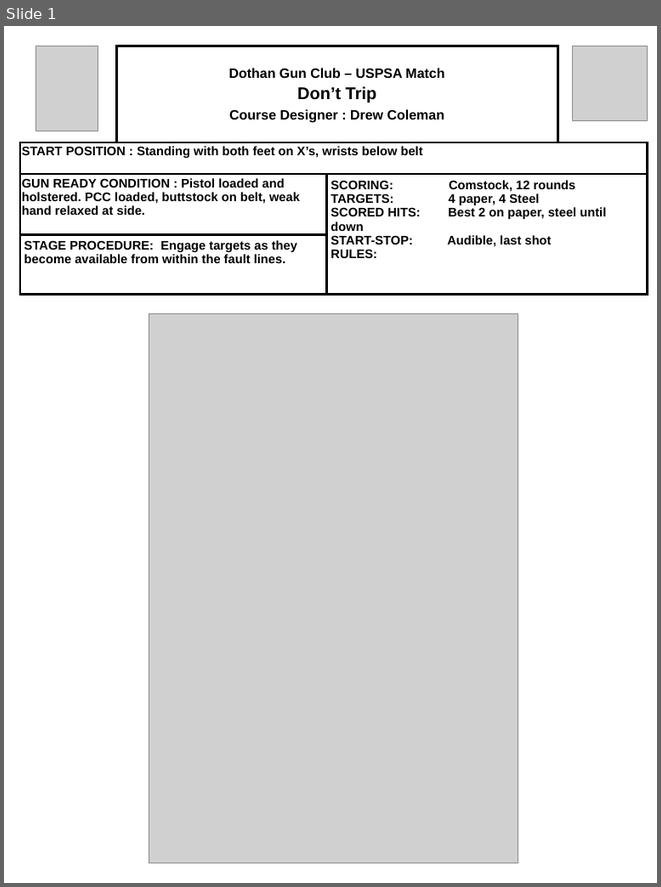
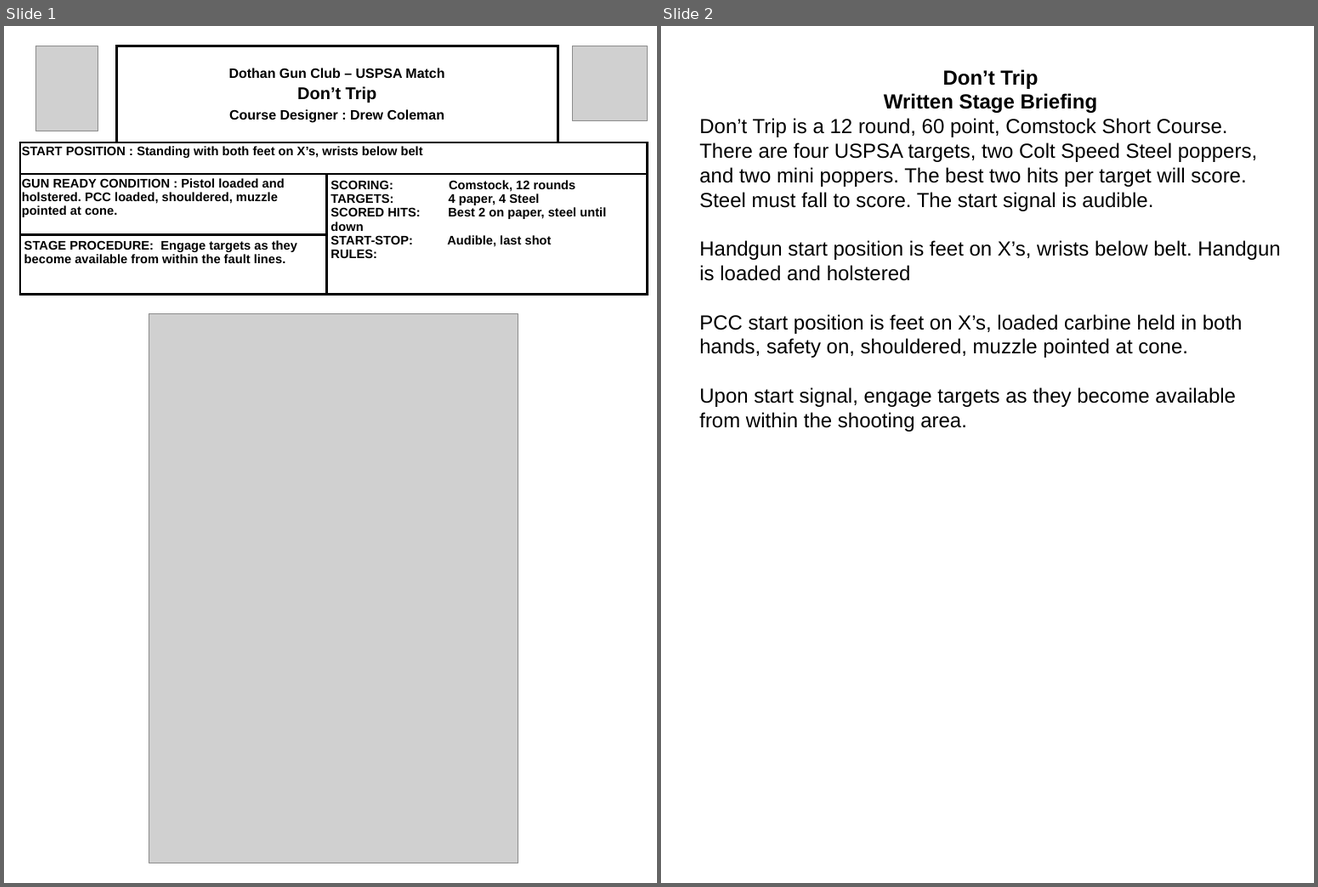
Before and after one commit to bagellord/USPSA-Stages, a slide deck: 11-15 rounds/Don't Trip - 12 rounds - Comstock/Don't Trip.pptx. Shown side by side, each under a label of ours: slide 1 before the commit, slides 1 and 2 after it. The pictures are 661x887 and 1318x887 pixels, drawn with LibreOffice and Linux fonts; fonts in the diff are those of the drawing; grey boxes stand for pictures. Boxes give left, top, right and bottom in pixels: in the first picture for what was removed or moved away, otherwise in the second. Text is boxed around its words. In the diff, an @@ line names an element or a change of style, - is before the commit and + after.

Commit message:
Designed some stages

```diff
--- a/11-15 rounds/Don't Trip - 12 rounds - Comstock/Don't Trip.pptx
+++ b/11-15 rounds/Don't Trip - 12 rounds - Comstock/Don't Trip.pptx
@@ slide 2 added at bbox=[661, 26, 1314, 883], background #FFFFFF @@
@@ text added at bbox=[699, 69, 1280, 431], 18 pt, text #000000 @@
+Don’t Trip
+Written Stage Briefing
+Don’t Trip is a 12 round, 60 point, Comstock Short Course. There are four USPSA targets, two Colt Speed Steel poppers, and two mini poppers. The best two hits per target will score. Steel must fall to score. The start signal is audible.
+Handgun start position is feet on X’s, wrists below belt. Handgun is loaded and holstered
+PCC start position is feet on X’s, loaded carbine held in both hands, safety on, shouldered, muzzle pointed at cone.
+Upon start signal, engage targets as they become available from within the shooting area.
@@ slide 1 changed as well @@
@@ table at bbox=[20, 46, 647, 302] @@
-row 3, column 1: GUN READY CONDITION : Pistol loaded and holstered. PCC loaded, buttstock on belt, weak hand relaxed at side.
+row 3, column 1: GUN READY CONDITION : Pistol loaded and holstered. PCC loaded, shouldered, muzzle pointed at cone.
```
Also in this commit, not shown: 11 other files.
